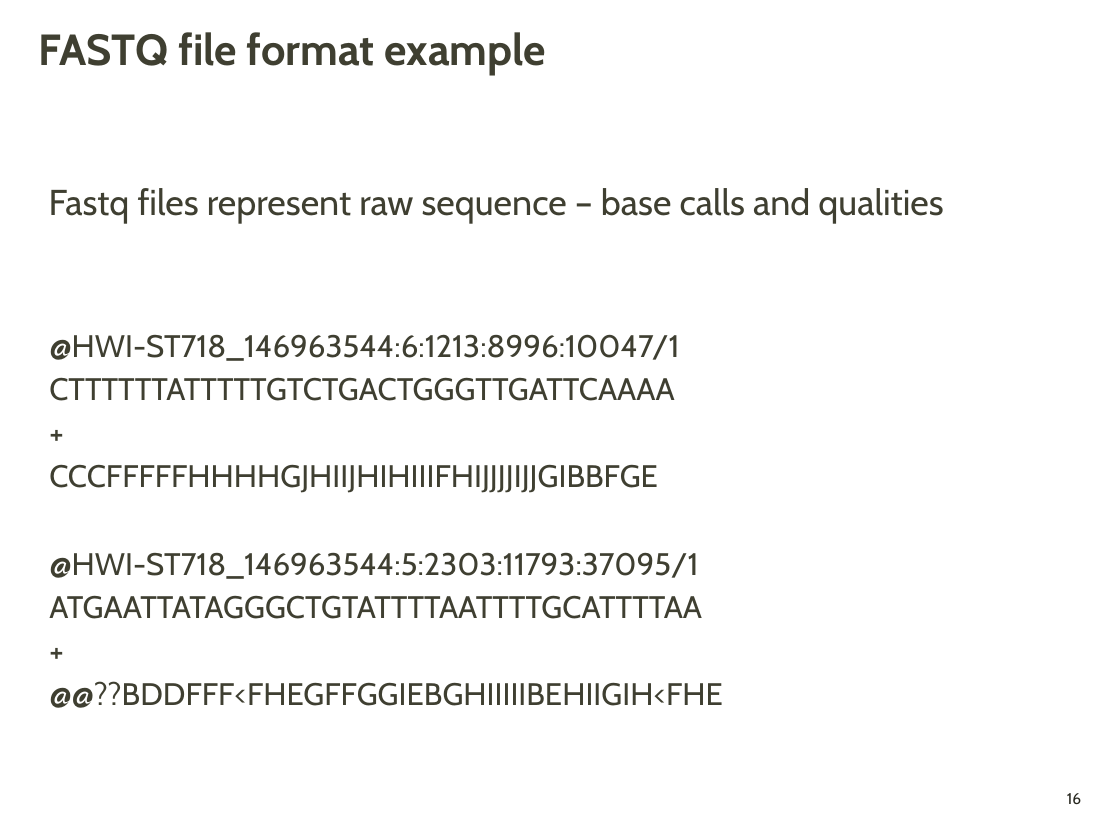
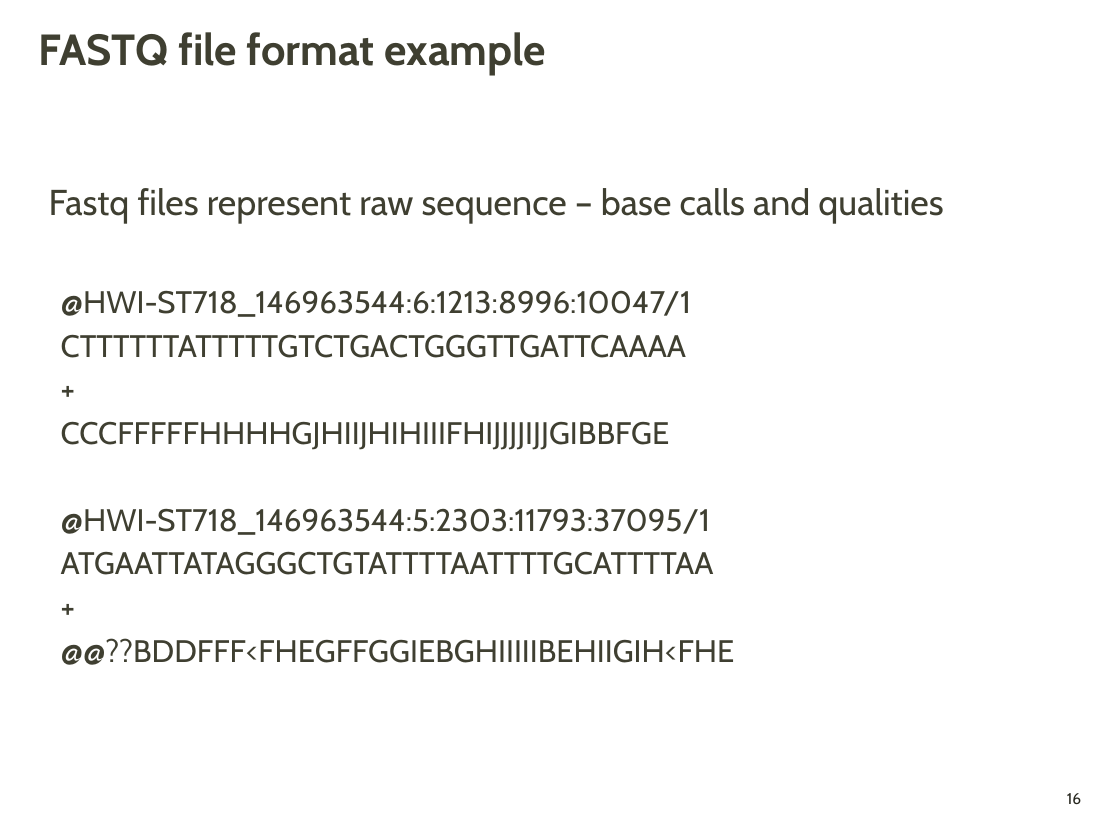
Before and after one commit to griffithlab/pmbio.org, a slide deck: slide 16 of assets/lectures/PMBIO_Module02_Inputs.pptx. Drawn at 1120x840 pixels with LibreOffice and Linux fonts; fonts in the diff are those of the drawing; background and template pictures are left out. Boxes give left, top, right and bottom in pixels: in the first picture for what was removed or moved away, otherwise in the second. Text is boxed around its words. In the diff, an @@ line names an element or a change of style, - is before the commit and + after.

Commit message:
update lecture

```diff
--- a/assets/lectures/PMBIO_Module02_Inputs.pptx
+++ b/assets/lectures/PMBIO_Module02_Inputs.pptx
@@ text "@HWI-ST718_146963544:6:1213:8996:10047/1": place and size @@
-text "@HWI-ST718_146963544:6:1213:8996:10047/1" at box(49, 334, 723, 708)
+text "@HWI-ST718_146963544:6:1213:8996:10047/1" at box(61, 290, 735, 665)
```
Also in this commit, not shown: 2 other slides changed, 12 other files.
